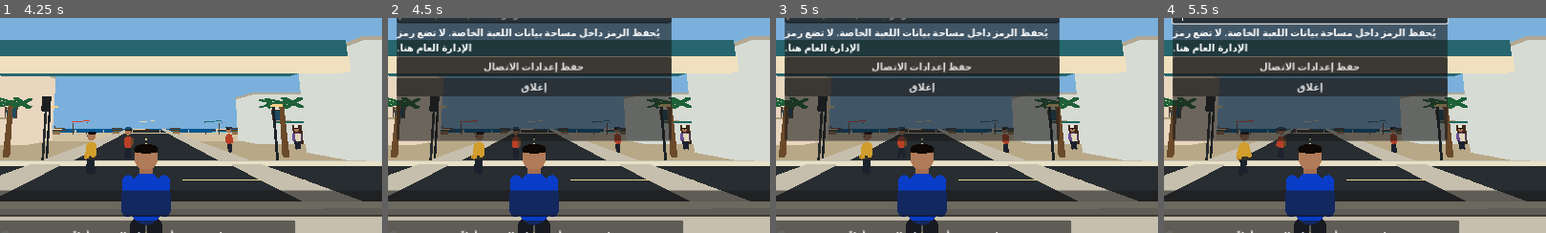
Above: before the commit, frames 1-4 (left to right).
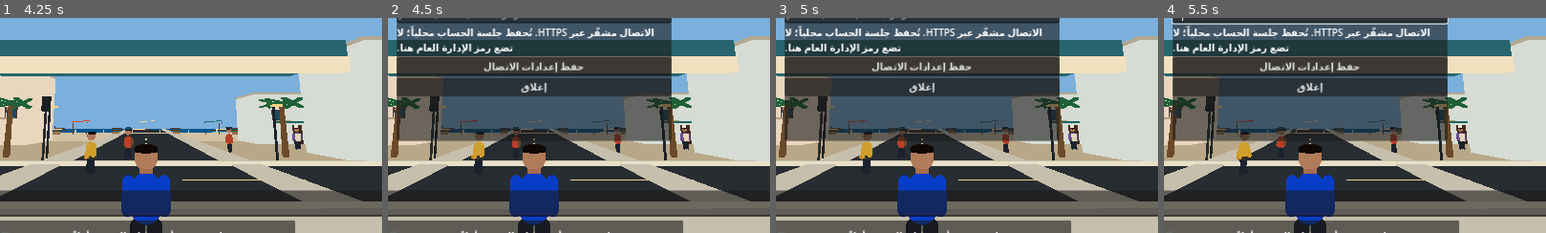
Above: after the commit, the same moments.

Repository: stevennpllk-crypto/REAL-LIFE-MAHDIA
Game: Godot game, scene res://scenes/Main.tscn
Same seed, same stepped clock (60 frames per second), same inputs: the game is played once before the commit and once after it.
Inputs (mouse positions are % of the whole screen's width and height, from its top left):
- Up to frame 1 (4.25 s): click (48, 85) at 0.52 s; type "12" at 0.6 s; click "الرسوم: منخفضة" at 1.25 s; click "الرسوم: متوسطة" at 2 s; click "الرسوم: عالية" at 2.75 s; click "إرسال" at 3.5 s
- Up to frame 2 (4.5 s): click "إعداد الذكاء" at 4.25 s
- Up to frame 3 (5 s): no input
- Up to frame 4 (5.5 s): click (50, 41) at 5.02 s; type "12" at 5.1 s
The pictures show only the part of the screen within x 31-81%, y 42-92%; the shares and areas given below are measured in that part.

Frame 1 is identical in both runs. In frame 2, 1.7% of the frame differs, in the area x 2-72%, y 3-17%; in frame 3, 1.7%; in frame 4, 1.7%.

Commit message:
Clarify encrypted HTTPS requirement in AI settings

Diff:
--- a/scripts/main.gd
+++ b/scripts/main.gd
@@ -425,7 +425,7 @@
 	ai_token_input.secret = true
 	setup_col.add_child(ai_token_input)
 	var setup_note := Label.new()
-	setup_note.text = "يُحفظ الرمز داخل مساحة بيانات اللعبة الخاصة. لا تضع رمز الإدارة العام هنا."
+	setup_note.text = "الاتصال مشفّر عبر HTTPS. تُحفظ جلسة الحساب محلياً؛ لا تضع رمز الإدارة العام هنا."
 	setup_note.autowrap_mode = TextServer.AUTOWRAP_WORD_SMART
 	setup_col.add_child(setup_note)
 	var save_ai_button := Button.new()
